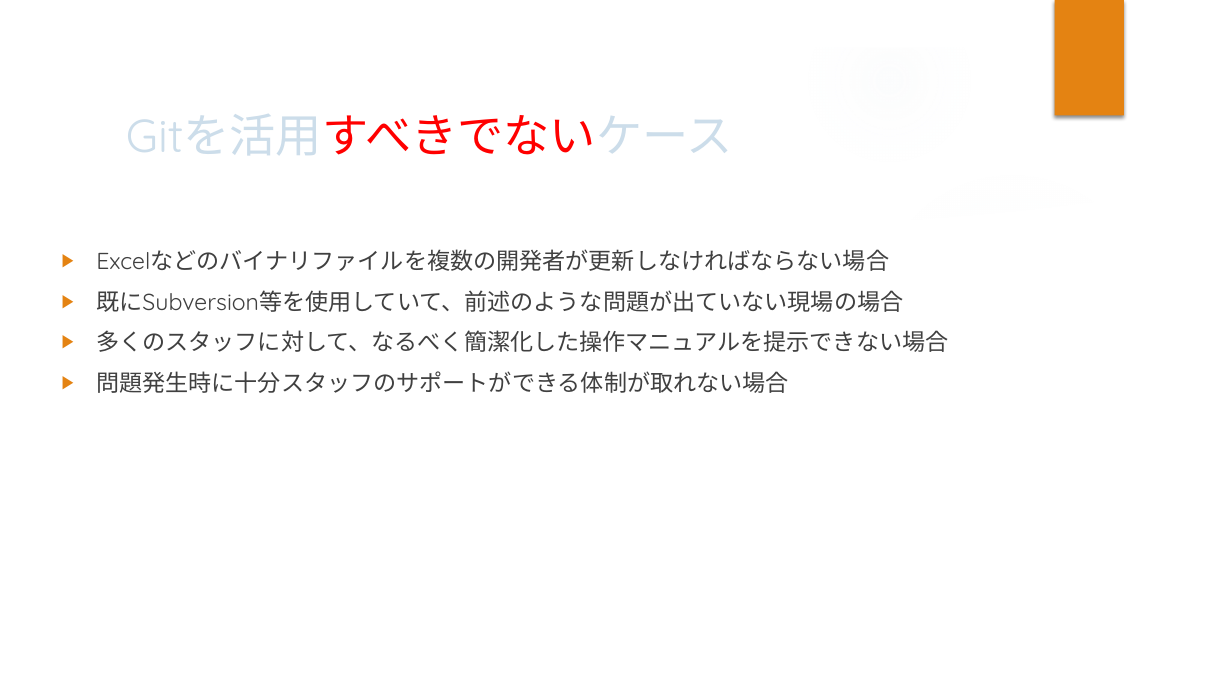
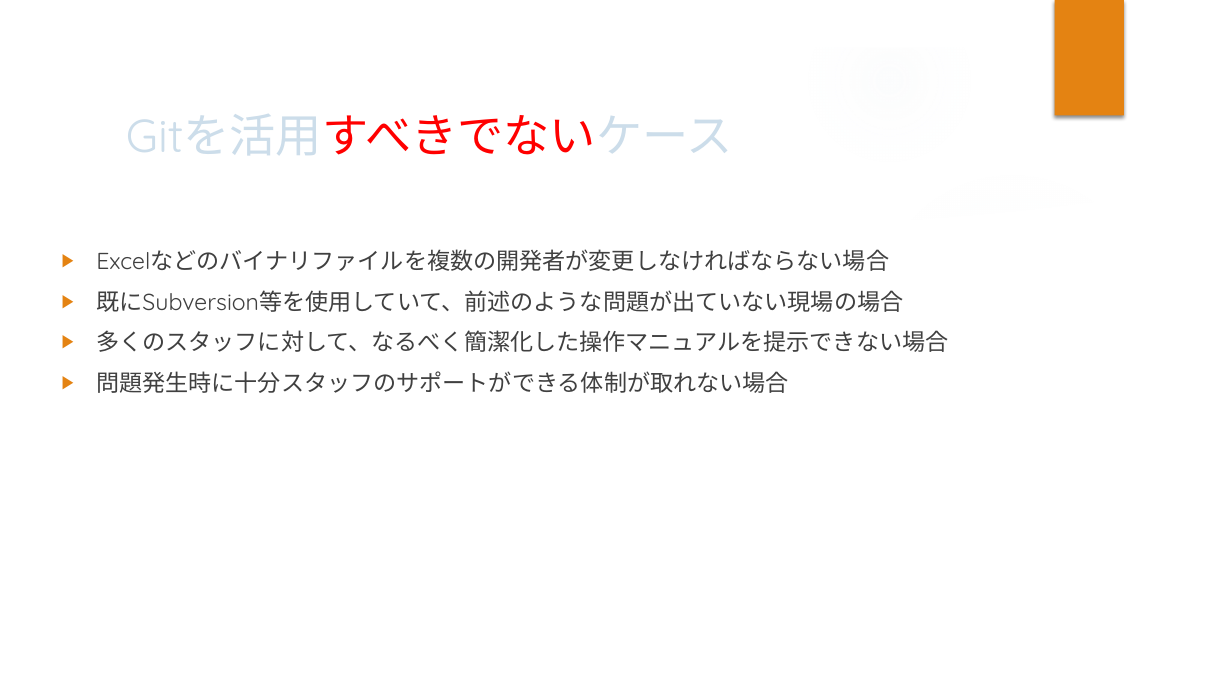
Before and after one commit to gakimaru/public, a slide deck: slide 12 of document/Gitマニュアル・調査資料/[01]Subversionユーザーの為のGit活用の勧め.pptx. Drawn at 1232x693 pixels with LibreOffice and Linux fonts; fonts in the diff are those of the drawing; background and template pictures are left out. Boxes give left, top, right and bottom in pixels: in the first picture for what was removed or moved away, otherwise in the second. Text is boxed around its words. In the diff, an @@ line names an element or a change of style, - is before the commit and + after.

Commit message:
ドキュメント更新
・Gitマニュアル・調査資料を改訂・正式リリース
・縦書きテストドキュメント＆画像を追加

```diff
--- a/document/Gitマニュアル・調査資料/[01]Subversionユーザーの為のGit活用の勧め.pptx
+++ b/document/Gitマニュアル・調査資料/[01]Subversionユーザーの為のGit活用の勧め.pptx
@@ text at bbox=[96, 249, 889, 271]: text changed @@
-▶ Excelなどのバイナリファイルを複数の開発者が更新しなければならない場合
+▶ Excelなどのバイナリファイルを複数の開発者が変更しなければならない場合
```
Also in this commit, not shown: 4 other slides changed, 32 other files.
